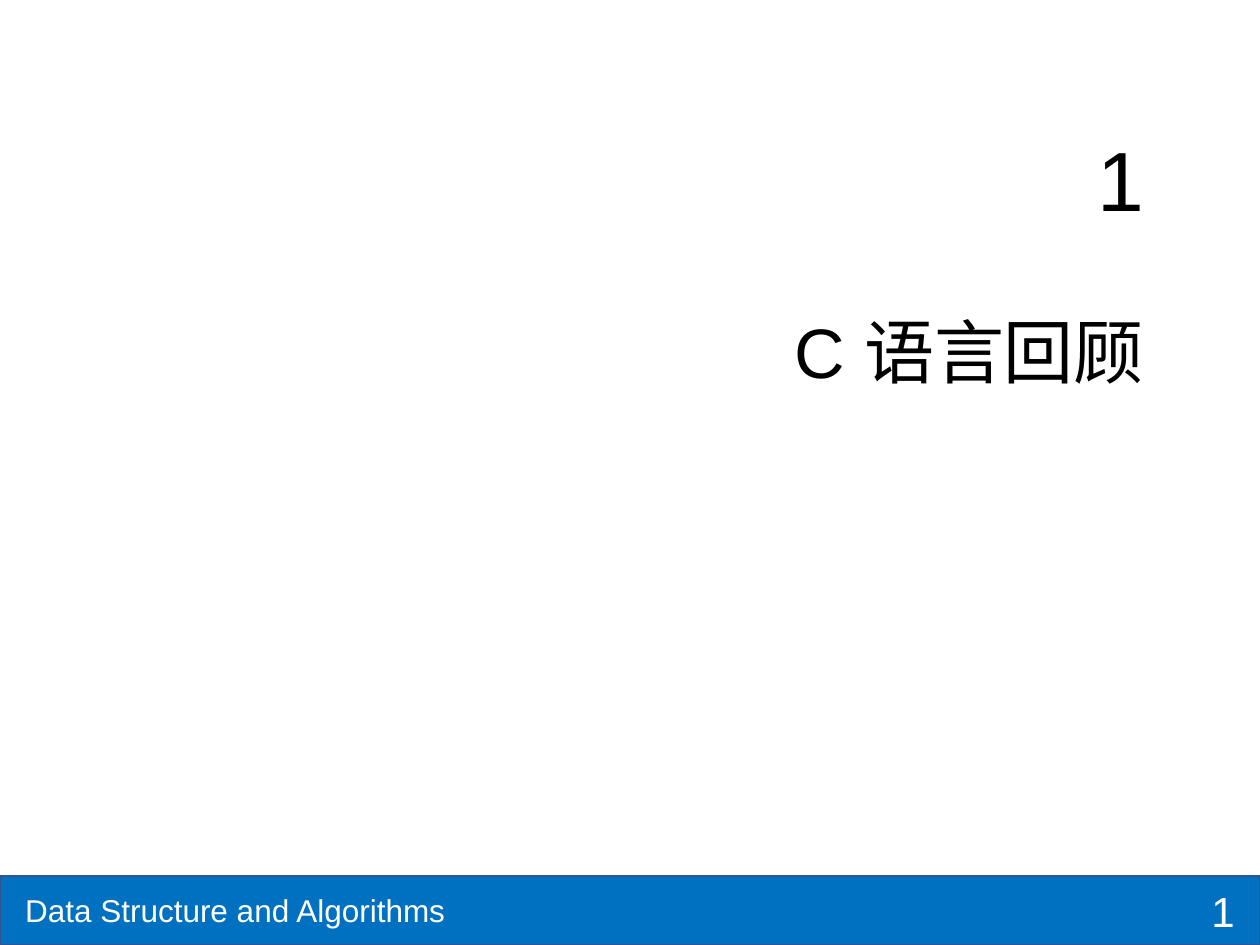
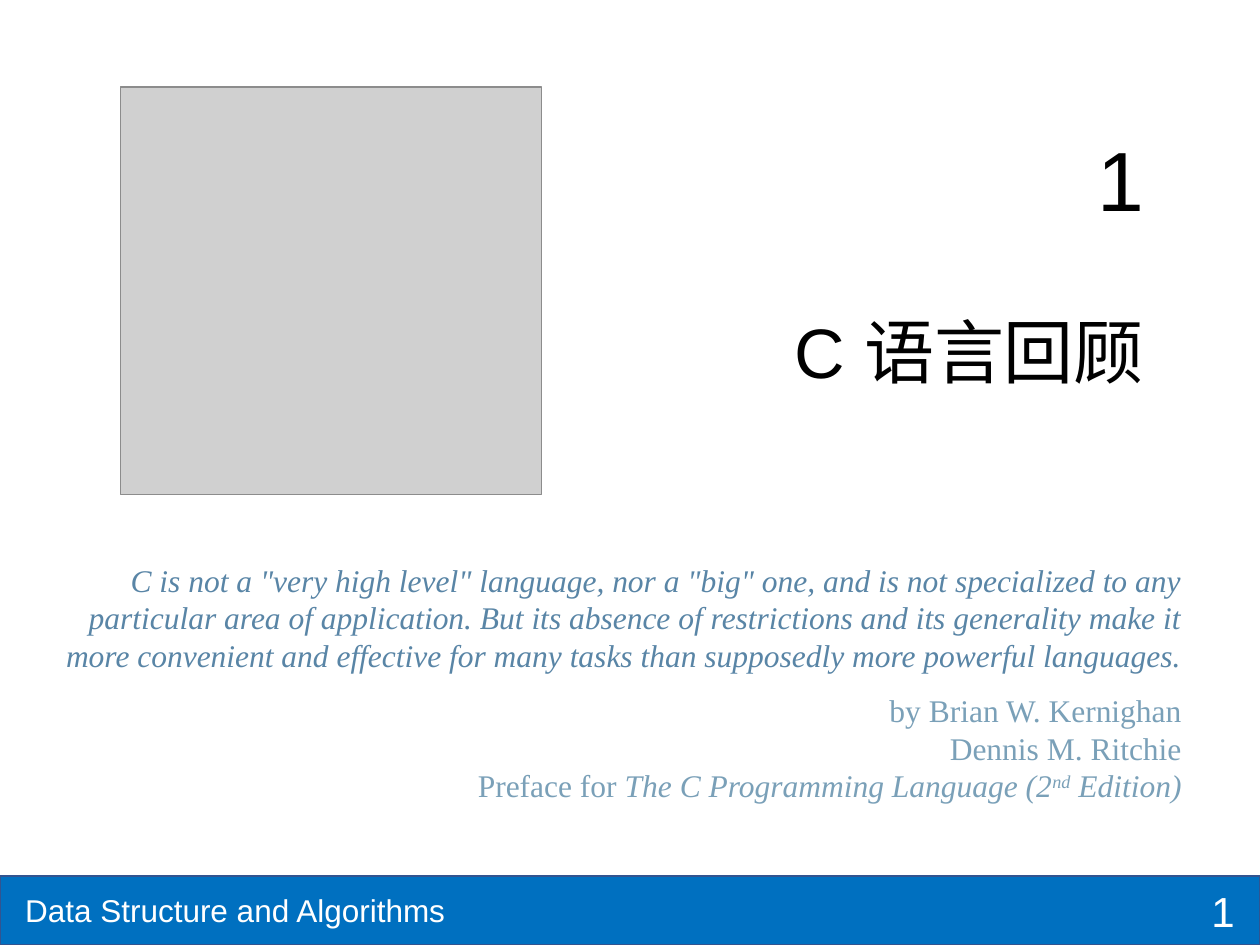
Before and after one commit to shzaiz/dx-public, a slide deck: slide 1 of notes/notes/ds-algo/ch1-c-review.pptx. Drawn at 1260x945 pixels with LibreOffice and Linux fonts; fonts in the diff are those of the drawing; grey boxes stand for pictures. Boxes give left, top, right and bottom in pixels: in the first picture for what was removed or moved away, otherwise in the second. Text is boxed around its words. In the diff, an @@ line names an element or a change of style, - is before the commit and + after.

```diff
--- a/notes/notes/ds-algo/ch1-c-review.pptx
+++ b/notes/notes/ds-algo/ch1-c-review.pptx
@@ picture added at [120, 87, 542, 494] @@
@@ text added at [66, 570, 1180, 674], 18 pt, text #5985A6, italic @@
+C is not a "very high level" language, nor a "big" one, and is not specialized to any particular area of application. But its absence of restrictions and its generality make it more convenient and effective for many tasks than supposedly more powerful languages.
@@ text added at [478, 700, 1182, 804], 18 pt, text #7AA0B8 @@
+by Brian W. Kernighan
+Dennis M. Ritchie
+Preface for The C Programming Language (2nd Edition)
```
Also in this commit, not shown: 28 slides added, 1 slide removed, 6 other files.
